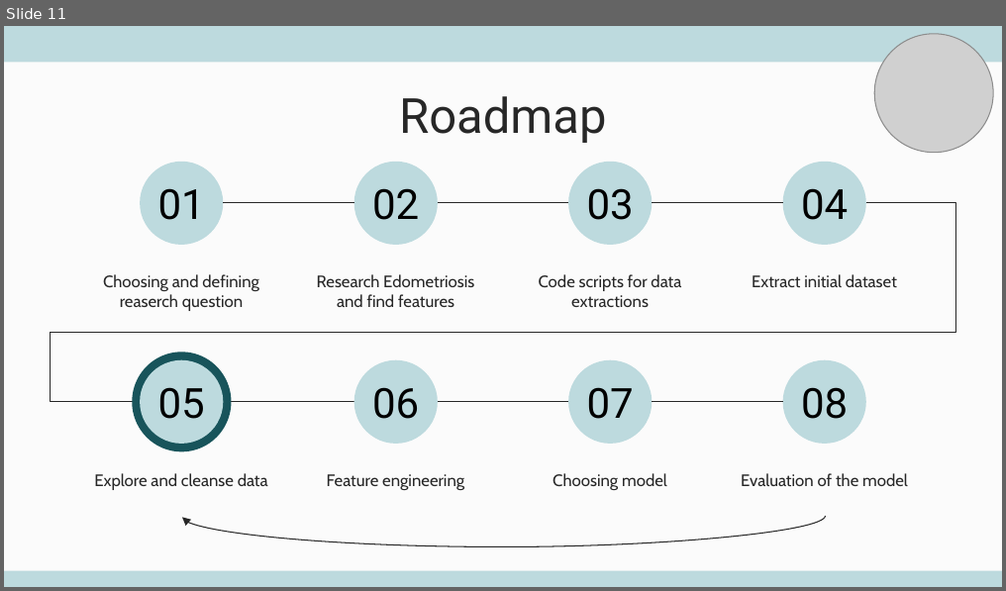
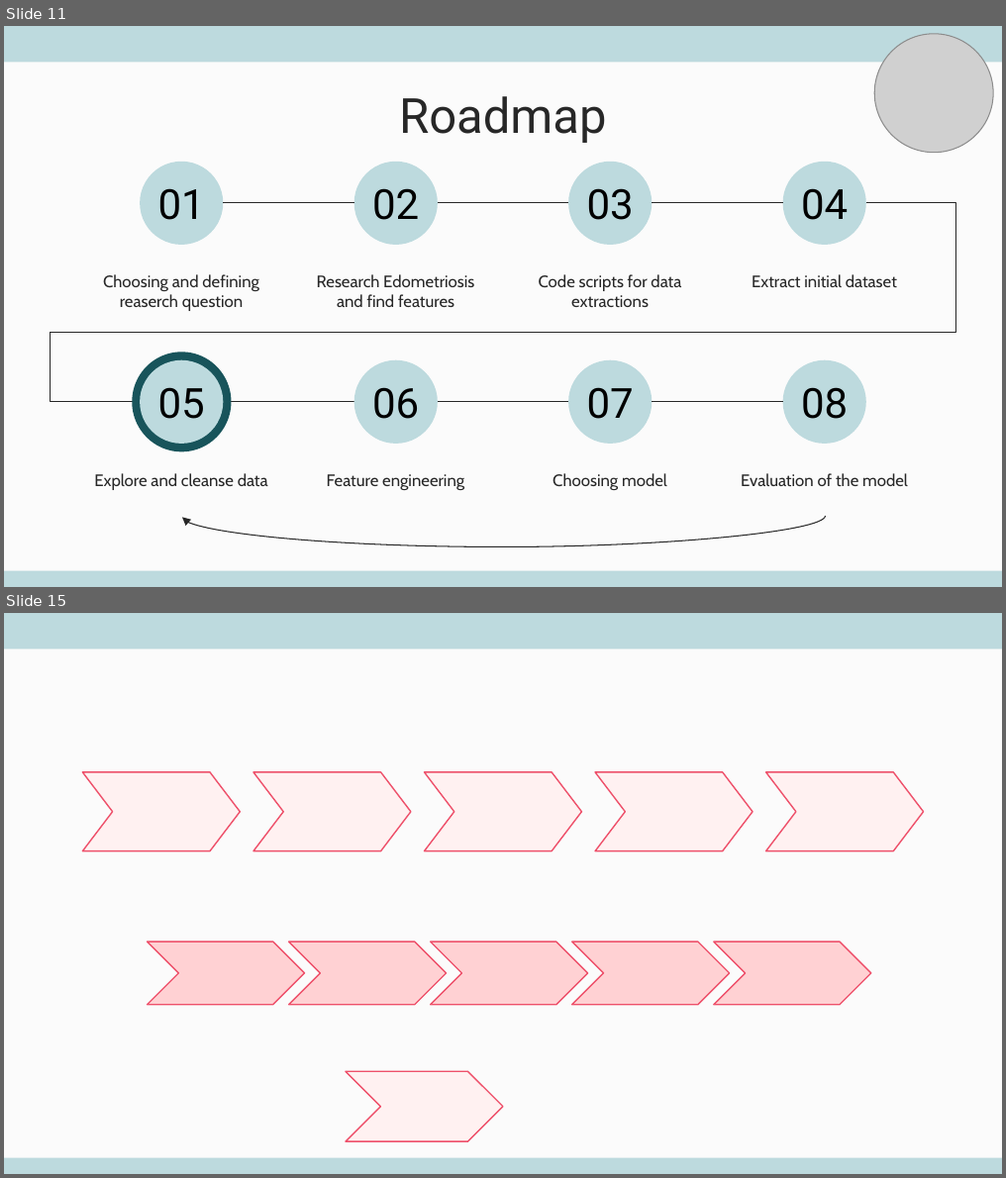
Before and after one commit to daniel-moshe/ML-Endo-Detection, a slide deck: endo early detection-mid presentation.pptx. Shown one above the other, each under a label of ours: slide 11 before the commit, slides 11 and 15 after it; the slides between them are not shown. The pictures are 1006x591 and 1006x1178 pixels, drawn with LibreOffice and Linux fonts; fonts in the diff are those of the drawing; grey boxes stand for pictures. Boxes give left, top, right and bottom in pixels: in the first picture for what was removed or moved away, otherwise in the second. Text is boxed around its words. In the diff, an @@ line names an element or a change of style, - is before the commit and + after.

```diff
--- a/endo early detection-mid presentation.pptx
+++ b/endo early detection-mid presentation.pptx
@@ slide 15 added at [4,613,1002,1174], background #FBFBFB; not listed: 2 template elements that a slide beside it also shows @@
@@ group added at [83,772,924,852]: 5 chevrons @@
@@ group added at [147,943,871,1005]: 5 chevrons @@
@@ chevron added at [346,1072,503,1142], fill #FFF1F1, outline #EE506A 1 pt @@
```
Also in this commit, not shown: 1 slide changed, 2 other slides added, 20 other files.
